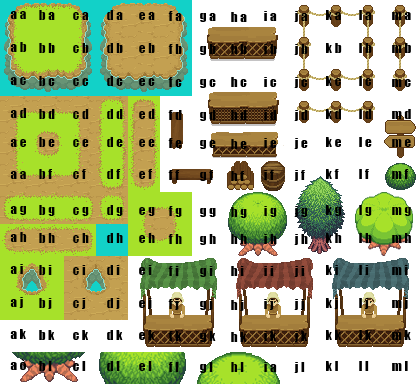
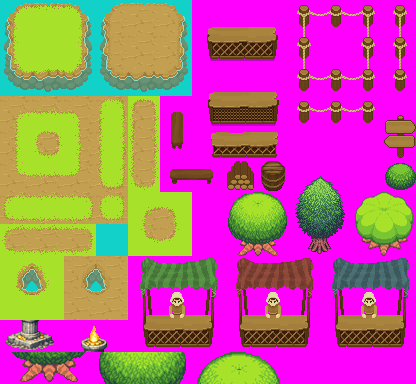
Comparing the layer stacks of the two 416 x 384 images. Changes:
hid group "Gruppo 1 copia 11" (14 layers) over [10, 359, 408, 373]
hid group "Gruppo 1 copia 10" (13 layers) over [10, 329, 411, 342]
hid group "Gruppo 1 copia 9" (13 layers) over [10, 297, 408, 311]
hid group "Gruppo 1 copia 8" (13 layers) over [10, 264, 408, 277]
hid group "Gruppo 1 copia 7" (13 layers) over [10, 232, 411, 245]
hid group "Gruppo 1 copia 6" (13 layers) over [10, 205, 411, 218]
hid group "Gruppo 1 copia 5" (13 layers) over [10, 169, 409, 181]
hid group "Gruppo 1 copia 4" (14 layers) over [10, 137, 411, 149]
hid group "Gruppo 1 copia 3" (14 layers) over [10, 108, 411, 121]
hid group "Gruppo 1 copia 2" (16 layers) over [10, 76, 411, 88]
hid group "Gruppo 1 copia" (13 layers) over [10, 42, 411, 55]
hid group "Gruppo 1" (13 layers) over [10, 10, 411, 22]
added layer "altar" above "Livello 12" over [5, 320, 107, 352]
showed "Livello 9" over [0, 0, 416, 384]
